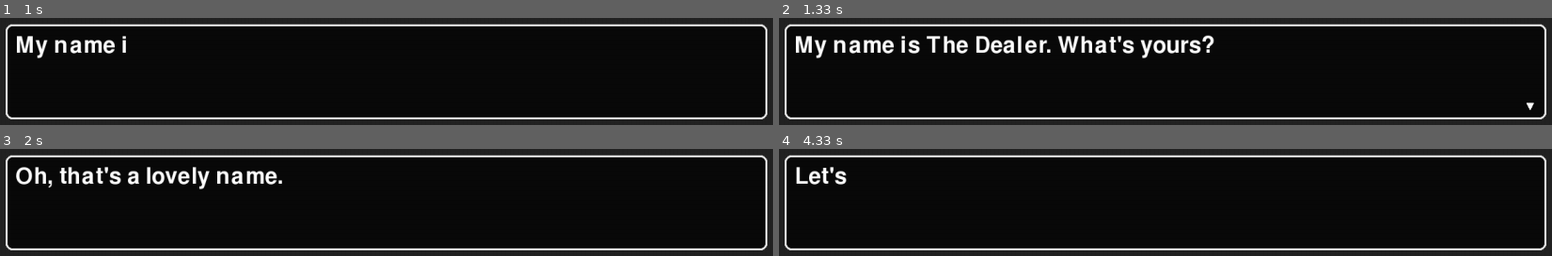
Above: before the commit, frames 1-4 (two rows, left to right).
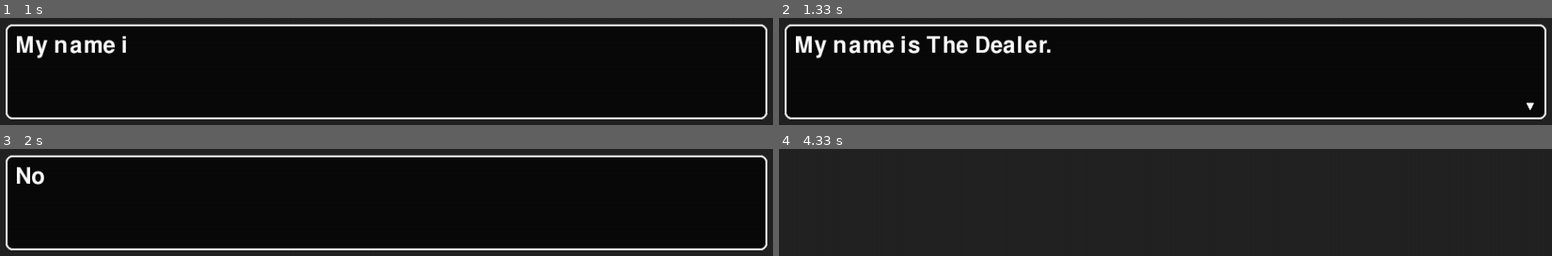
Above: after the commit, the same moments.

Repository: issheng4/Blackjack-pygame
Game: pygame game, started from pygame_version/blackjack_gui.py
Two runs of this game, one before a commit and one after it. Both use one fixed random seed, a clock stepped at 60 frames per second and the inputs below.
Inputs:
- Up to frame 1 (1 s): tap Enter at 0.33 s; tap Space at 0.67 s
- Up to frame 2 (1.33 s): tap Space at 1.07 s
- Up to frame 3 (2 s): tap Space at 1.37, 1.57, 1.9 s
- Up to frame 4 (4.33 s): tap Space at 2.2, 2.4, 2.7, 2.97, 3.3, 3.6, 3.73, 4.13 s

Frame 1 is identical in both runs. In frame 2, 1.7% of the frame differs, in the area x 36-57%, y 15-38%; in frame 3, 2.7%; in frame 4, 72%, in the area x 0-100%, y 5-95%.

Commit message:
refactor(game states): add game state management and related functions

Diff:
--- a/pygame_version/blackjack_gui.py
+++ b/pygame_version/blackjack_gui.py
@@ -1,4 +1,52 @@
 import pygame
+
+# Initialise pygame
+pygame.init()
+
+# Screen settings
+screen_width, screen_height = 1280, 720
+screen = pygame.display.set_mode((screen_width, screen_height))
+font = pygame.font.Font(None, 50)
+
+# Clock setup
+clock = pygame.time.Clock()
+dt = 0
+
+# Game constants
+INTRO = 'intro'
+PLAYING = 'playing'
+
+# Game state variables
+line_fully_displayed = False
+arrow_blink_speed_ms = 500
+arrow_last_blink = 0
+arrow_visible = True
+
+# Game control variables
+running = True
+game_state = INTRO
+
+# Dialogue content
+dialogue_lines = [
+    "Welcome to the blackjack table!",
+    "My name is The Dealer.",
+    "Today, we'll playing some rounds of blackjack.",
+    "No gambling though. I'm here to showcase the beauty, the artistry of this fine game.",
+    "Not here to partake in the devious act of gambling.",
+    "Instead...",
+    "Let's play first to win 10 games!"
+]
+
+# Dialogue state variables
+current_line_index = 0
+typed_text = ""
+text_index = 0
+
+
+# Letter timing setup
+letter_delay = 20
+last_update = pygame.time.get_ticks()
+
 
 def wrap_text(text, font, max_width):
     words = text.split(" ")
@@ -16,65 +64,30 @@
     return lines
 
 
-pygame.init()
-screen_width, screen_height = 1280, 720
-screen = pygame.display.set_mode((screen_width, screen_height))
-font = pygame.font.Font(None, 50)
-clock = pygame.time.Clock()
-running = True
-dt = 0
+def handle_intro_input(event):
+    global current_line_index, typed_text, text_index, last_update, line_fully_displayed, game_state
 
-line_fully_displayed = False
-arrow_blink_speed_ms = 500
-arrow_last_blink = 0
-arrow_visible = True
-
-
-# Dialogue content
-dialogue_lines = [
-    "Welcome to the blackjack table!",
-    "My name is The Dealer. What's yours?",
-    "...",
-    "Oh, that's a lovely name.",
-    "So, you, we'll playing some rounds of blackjack here today.",
-    "No gambling though. I'm here to showcase the beauty, the artistry of this fine game.",
-    "Not here to partake in the devious act of gambling.",
-    "Instead...",
-    "Let's play first to win 10 games!"
-]
-
-current_line_index = 0
-typed_text = ""
-text_index = 0
-
-
-# Letter timing setup
-letter_delay = 20
-last_update = pygame.time.get_ticks()
-
-
-while running:
-    dt = clock.tick(60)
-    now = pygame.time.get_ticks()
-
-    for event in pygame.event.get():
-        if event.type == pygame.QUIT:
-            running = False
-        elif event.type == pygame.KEYDOWN:
-            # If full line is displayed, go to next one when key is pressed
-            if line_fully_displayed:
-                current_line_index += 1
-                """if current_line_index >= len(dialogue_lines):
-                    run the main game
-                    else:"""
+    if event.type == pygame.KEYDOWN:
+        # If full line is displayed, go to next one when key is pressed
+        if line_fully_displayed:
+            current_line_index += 1
+            if current_line_index >= len(dialogue_lines):
+                game_state = PLAYING
+            else:
                 typed_text = ""
                 text_index = 0
                 last_update = pygame.time.get_ticks()
                 line_fully_displayed = False
-            else:
-                # Skip animation and show full line
-                typed_text = dialogue_lines[current_line_index]
-                line_fully_displayed = True
+        else:
+            # Skip animation and show full line
+            typed_text = dialogue_lines[current_line_index]
+            line_fully_displayed = True
+
+def handle_playing_input(event):
+    pass # to fill in later
+
+def update_intro(now):
+    global typed_text, text_index, last_update, line_fully_displayed, arrow_visible, arrow_last_blink
 
     # Typewriter logic
     current_full_text = dialogue_lines[current_line_index]
@@ -87,34 +100,50 @@
         if text_index == current_full_text_word_count:
             line_fully_displayed = True
 
+    # Arrow blink state update
+    if now - arrow_last_blink > arrow_blink_speed_ms:
+        arrow_visible = not arrow_visible  # flip visibility
+        arrow_last_blink = now
+
+def update_playing(now):
+    pass # to fill in later
+
+def draw_screen():
+    global arrow_last_blink, arrow_visible
 
     # Fill background
     screen.fill((35, 35, 35))
 
-    # Draw text box
+    if game_state == INTRO:
+        draw_intro()
+
+    pygame.display.flip()
+
+def draw_intro():
+    now = pygame.time.get_ticks()
+
+    # Text box location
     text_box_width = screen_width * 0.9
     text_box_height = screen_height * 0.2
     text_box_x = (screen_width - text_box_width) // 2
     text_box_y = screen_height - text_box_height - (screen_height // 36)
-
     text_box_rect = pygame.Rect(text_box_x, text_box_y, text_box_width, text_box_height)
 
+    # Wrap text
+    line_height = 40
+    padding = 15
+    wrapped_lines = wrap_text(typed_text, font, text_box_width - line_height)
+
+    # Draw text box
     pygame.draw.rect(screen, (10, 10, 10), text_box_rect, border_radius=10)
     pygame.draw.rect(screen, (235, 235, 235), text_box_rect, 3, border_radius=10)
 
-
-    # Wrap the typed text
-    line_height = 40
-    padding = 15
-    wrapped_lines = wrap_text(typed_text, font, text_box_width - line_height)
+    # Display dialogue
     for i, line in enumerate(wrapped_lines):
         text_surface = font.render(line, True, (255, 255, 255))
         screen.blit(text_surface, (text_box_x + padding, text_box_y + padding + i * line_height))
 
     # Draw arrow in text box
-    if now - arrow_last_blink > arrow_blink_speed_ms:
-        arrow_visible = not arrow_visible  # flip visibility
-        arrow_last_blink = now
     if line_fully_displayed and current_line_index < len(dialogue_lines) - 1 and arrow_visible:
         arrow_colour = (255, 255, 255)
         arrow_size = 10
@@ -127,7 +156,25 @@
         ])
 
 
-    pygame.display.flip()
 
+while running:
+    dt = clock.tick(60)
+    now = pygame.time.get_ticks()
+
+    for event in pygame.event.get():
+        if event.type == pygame.QUIT:
+            running = False
+
+        if game_state == INTRO:
+            handle_intro_input(event)
+        elif game_state == PLAYING:
+            handle_playing_input(event)
+
+    if game_state == INTRO:
+        update_intro(now)
+    elif game_state == PLAYING:
+        update_playing(now)
+
+    draw_screen()
 
 pygame.quit()
